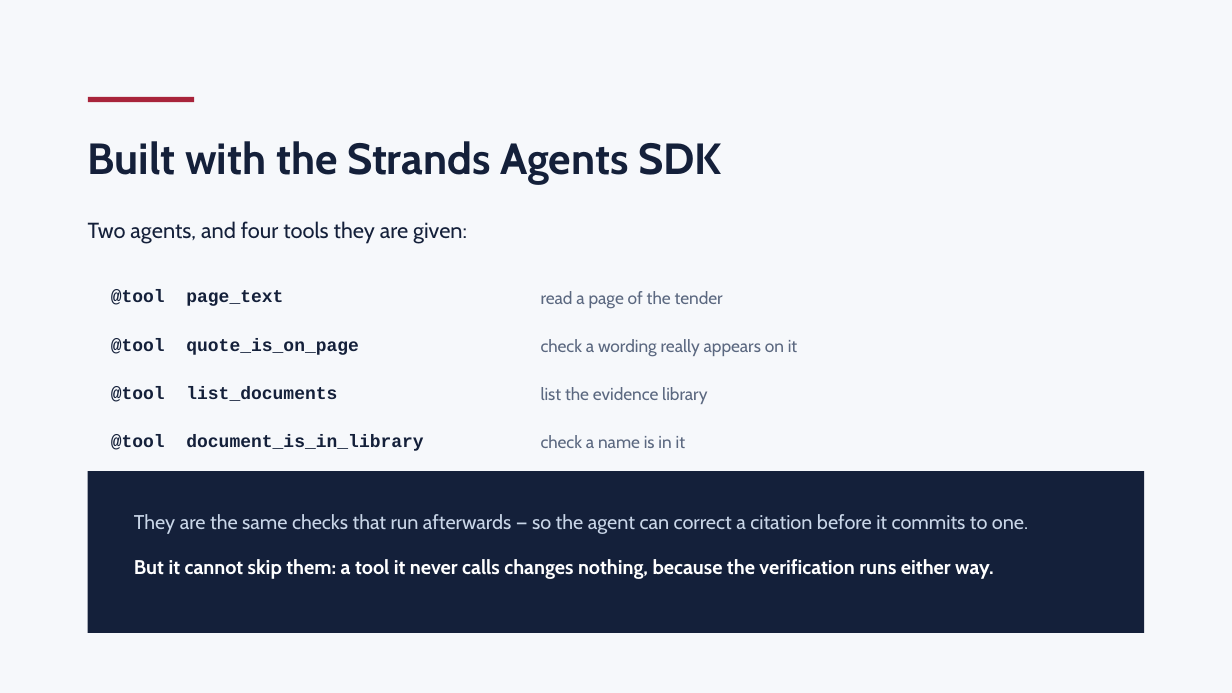
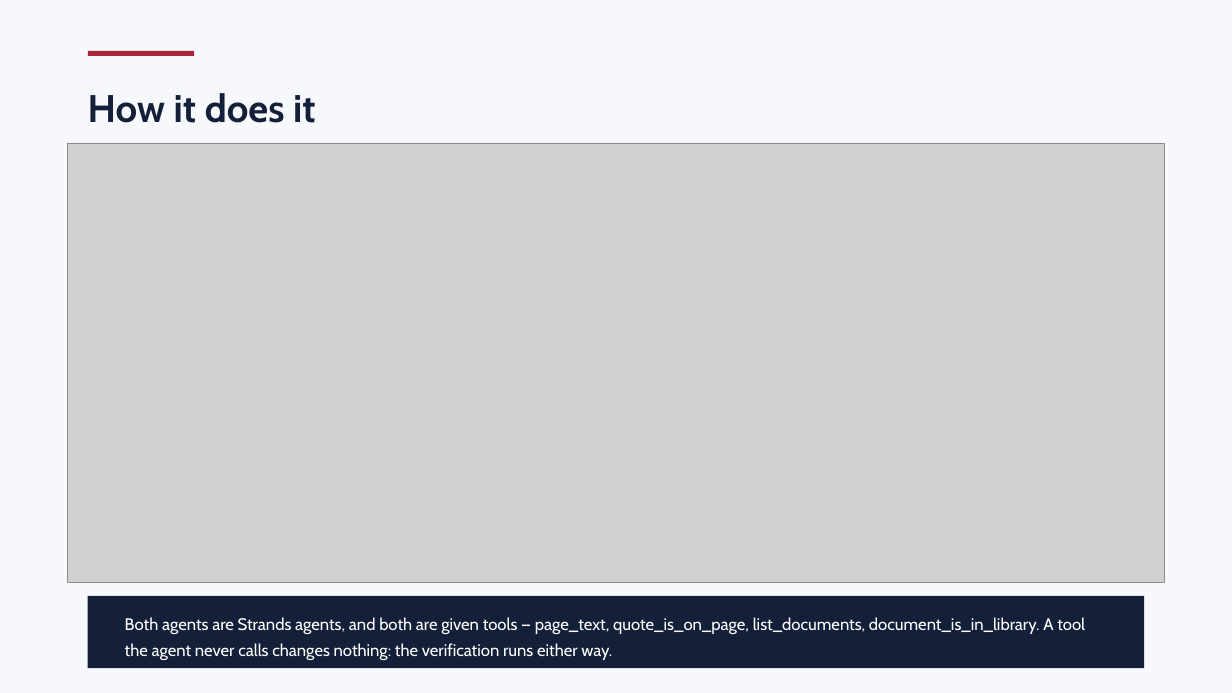
Before and after one commit to Yoh5/tender-compliance-agent, a slide deck: slide 8 of docs/deck.pptx (slide 10 before the commit). Drawn at 1232x693 pixels with LibreOffice and Linux fonts; fonts in the diff are those of the drawing; grey boxes stand for pictures. Boxes give left, top, right and bottom in pixels: in the first picture for what was removed or moved away, otherwise in the second. Text is boxed around its words. In the diff, an @@ line names an element or a change of style, - is before the commit and + after.

```diff
--- a/docs/deck.pptx
+++ b/docs/deck.pptx
@@ rectangle: place and size @@
-rectangle at (88,97,194,103)
+rectangle at (88,51,194,56)
@@ text added at (88,93,315,123), 30 pt, text #14203A, bold @@
+How it does it
@@ picture added at (67,143,1165,582) @@
@@ text removed at (88,141,722,184) @@
-Built with the Strands Agents SDK
@@ text removed at (88,221,467,244) @@
-Two agents, and four tools they are given:
@@ text removed at (111,290,283,306) @@
-@tool page_text
@@ text removed at (541,291,723,308) @@
-read a page of the tender
@@ text removed at (111,338,359,355) @@
-@tool quote_is_on_page
@@ text removed at (541,339,797,356) @@
-check a wording really appears on it
@@ text removed at (111,386,337,402) @@
-@tool list_documents
@@ text removed at (541,387,707,404) @@
-list the evidence library
@@ text removed at (111,434,423,451) @@
-@tool document_is_in_library
@@ text removed at (541,435,685,448) @@
-check a name is in it
@@ text removed at (134,514,1028,579) @@
-They are the same checks that run afterwards — so the agent can correct a citation before it commits to one.
-But it cannot skip them: a tool it never calls changes nothing, because the verification runs either way.
@@ rectangle: place and size @@
-rectangle at (88,471,1144,633)
+rectangle at (88,596,1144,668)
@@ text added at (125,617,1085,660), 13 pt, text #FFFFFF @@
+Both agents are Strands agents, and both are given tools — page_text, quote_is_on_page, list_documents, document_is_in_library. A tool the agent never calls changes nothing: the verification runs either way.
```
Also in this commit, not shown: 8 other slides changed, 2 slides removed, 2 other files.
